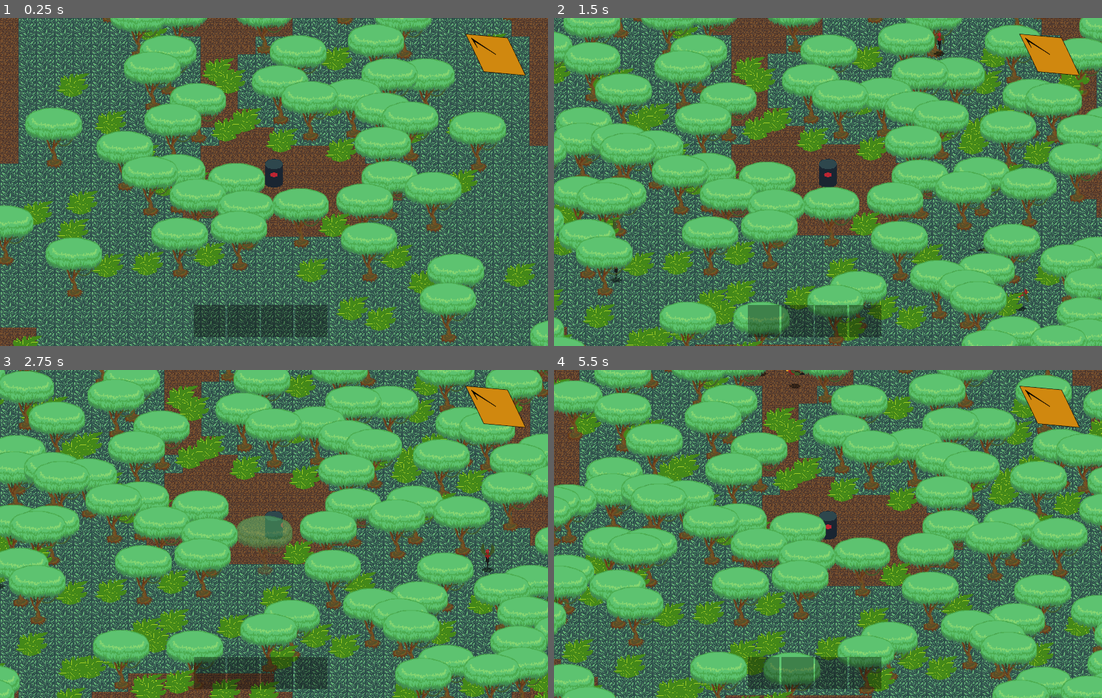
Above: before the commit, frames 1-4 (two rows, left to right).
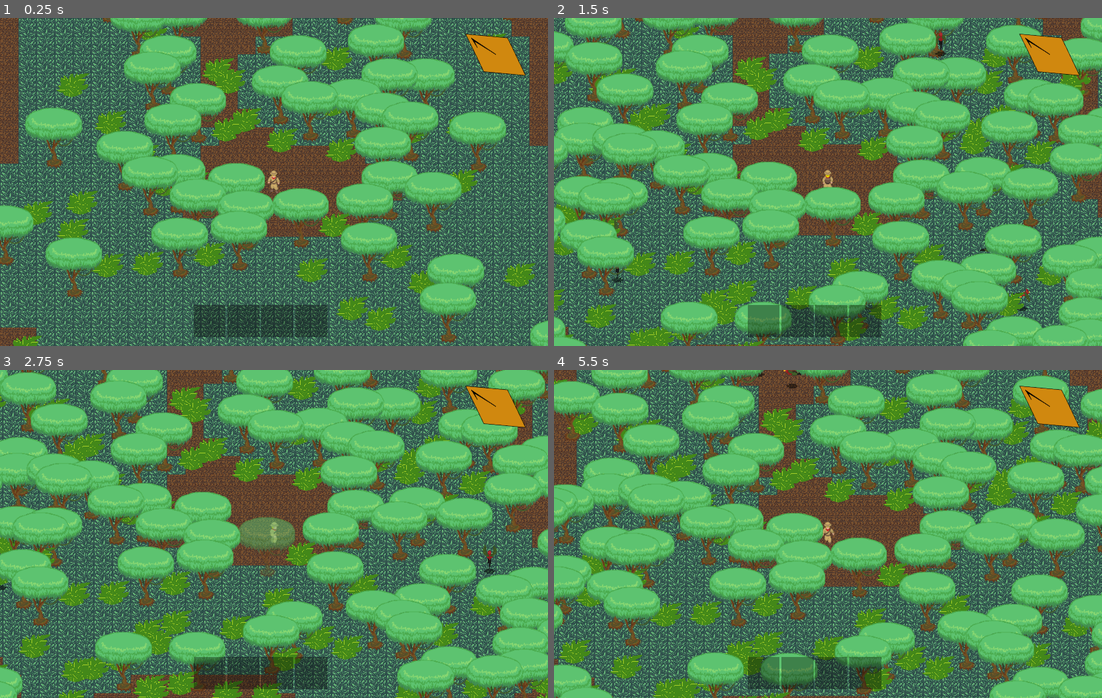
Above: after the commit, the same moments.

Repository: gamkedo-la/Jungle-Adventure
Game: Godot game, scene res://World.tscn
Two runs of this game, one before a commit and one after it. Both use one fixed random seed, a clock stepped at 60 frames per second and the inputs below.
Inputs (mouse positions are in pixels of both pictures, inside the frame that each line leads up to):
- Up to frame 1 (0.25 s): no input
- Up to frame 2 (1.5 s): move the mouse to (948, 165) at 0.52 s; hold Right (ui_right) 0.53-1.28 s; tap C (action) at 0.6, 1.35 s; click (948, 165) at 0.67 s; move the mouse to (718, 198) at 1.27 s; hold Down (ui_down) from 1.28 s (still down)
- Up to frame 3 (2.75 s): move the mouse to (328, 461) at 2.02 s; release Down (ui_down) at 2.03 s; hold Right (ui_right) from 2.03 s (still down); tap C (action) at 2.1 s
- Up to frame 4 (5.5 s): move the mouse to (800, 599) at 2.77 s; release Right (ui_right) at 2.78 s; hold Up (ui_up) 2.78-3.53 s; tap C (action) every 0.75 s from 2.85 to 5.1 s; click (800, 599) at 2.92 s; move the mouse to (992, 583) at 3.52 s; hold Left (ui_left) 3.53-5.03 s; move the mouse to (663, 484) at 4.27 s; move the mouse to (855, 534) at 5.02 s; hold Down (ui_down) from 5.03 s (still down); click (855, 534) at 5.17 s

The runs differ from the first frame. In frame 1, 0.3% of the frame differs, in the area x 48-52%, y 42-54%; in frame 2, 33%; in frame 3, 41%, in the area x 0-100%, y 0-100%; in frame 4, 38%.

Commit message:
Walk cycle and idle states implemented for explorer

Diff:
--- a/Player/Player.gd
+++ b/Player/Player.gd
@@ -24,6 +24,7 @@
 		STRIKE:
 			state_strike(delta)
 
+
 func state_move(delta):
 	input_vector = Vector2.ZERO
 	input_vector.x = Input.get_action_strength("ui_right") - Input.get_action_strength("ui_left")
@@ -33,10 +34,12 @@
 	if !input_vector.is_equal_approx(Vector2.ZERO):
 		velocity = velocity.move_toward(input_vector * MAX_SPEED, ACCELERATION * delta)
 		animationTree.set("parameters/Idle/blend_position", input_vector)
+		animationTree.set("parameters/Walk/blend_position", input_vector)
 		animationTree.set("parameters/Strike/blend_position", input_vector)
-		animationState.travel("Idle")
+		animationState.travel("Walk")
 	else:
 		velocity = velocity.move_toward(Vector2.ZERO, FRICTION * delta)
+		animationState.travel("Idle")
 
 	if velocity.is_equal_approx(Vector2.ZERO):
 		animationState.travel("Idle")
--- a/Player/Player.tscn
+++ b/Player/Player.tscn
@@ -1,6 +1,6 @@
-[gd_scene load_steps=27 format=2]
-
-[ext_resource path="res://Player/player-temp-tileset.png" type="Texture" id=1]
+[gd_scene load_steps=38 format=2]
+
+[ext_resource path="res://Player/explorer walkcycle spritesheet.png" type="Texture" id=1]
 [ext_resource path="res://Player/Player.gd" type="Script" id=2]
 
 [sub_resource type="CapsuleShape2D" id=1]
@@ -20,7 +20,7 @@
 "times": PoolRealArray( 0 ),
 "transitions": PoolRealArray( 1 ),
 "update": 1,
-"values": [ 6 ]
+"values": [ 0 ]
 }
 
 [sub_resource type="Animation" id=3]
@@ -36,7 +36,7 @@
 "times": PoolRealArray( 0 ),
 "transitions": PoolRealArray( 1 ),
 "update": 1,
-"values": [ 0 ]
+"values": [ 21 ]
 }
 
 [sub_resource type="Animation" id=4]
@@ -52,7 +52,7 @@
 "times": PoolRealArray( 0 ),
 "transitions": PoolRealArray( 1 ),
 "update": 1,
-"values": [ 4 ]
+"values": [ 14 ]
 }
 
 [sub_resource type="Animation" id=5]
@@ -68,7 +68,7 @@
 "times": PoolRealArray( 0 ),
 "transitions": PoolRealArray( 1 ),
 "update": 1,
-"values": [ 2 ]
+"values": [ 7 ]
 }
 
 [sub_resource type="Animation" id=6]
@@ -109,7 +109,7 @@
 tracks/2/keys = {
 "times": PoolRealArray( 0, 0.1 ),
 "transitions": PoolRealArray( 1, 1 ),
-"update": 1,
+"update": 0,
 "values": [ false, true ]
 }
 tracks/3/type = "value"
@@ -163,7 +163,7 @@
 tracks/2/keys = {
 "times": PoolRealArray( 0, 0.1 ),
 "transitions": PoolRealArray( 1, 1 ),
-"update": 1,
+"update": 0,
 "values": [ false, true ]
 }
 tracks/3/type = "value"
@@ -217,7 +217,7 @@
 tracks/2/keys = {
 "times": PoolRealArray( 0, 0.1 ),
 "transitions": PoolRealArray( 1, 1 ),
-"update": 1,
+"update": 0,
 "values": [ false, true ]
 }
 tracks/3/type = "value"
@@ -271,7 +271,7 @@
 tracks/2/keys = {
 "times": PoolRealArray( 0, 0.1 ),
 "transitions": PoolRealArray( 1, 1 ),
-"update": 1,
+"update": 0,
 "values": [ false, true ]
 }
 tracks/3/type = "value"
@@ -287,72 +287,170 @@
 "values": [ 180.0 ]
 }
 
-[sub_resource type="AnimationNodeAnimation" id=10]
+[sub_resource type="Animation" id=26]
+resource_name = "Walk Left"
+length = 0.6
+loop = true
+tracks/0/type = "value"
+tracks/0/path = NodePath("Sprite:frame")
+tracks/0/interp = 1
+tracks/0/loop_wrap = true
+tracks/0/imported = false
+tracks/0/enabled = true
+tracks/0/keys = {
+"times": PoolRealArray( 0, 0.1, 0.2, 0.3, 0.4, 0.5 ),
+"transitions": PoolRealArray( 1, 1, 1, 1, 1, 1 ),
+"update": 1,
+"values": [ 22, 23, 24, 25, 26, 27 ]
+}
+
+[sub_resource type="Animation" id=27]
+resource_name = "Walk Right"
+length = 0.6
+loop = true
+tracks/0/type = "value"
+tracks/0/path = NodePath("Sprite:frame")
+tracks/0/interp = 1
+tracks/0/loop_wrap = true
+tracks/0/imported = false
+tracks/0/enabled = true
+tracks/0/keys = {
+"times": PoolRealArray( 0, 0.1, 0.2, 0.3, 0.4, 0.5 ),
+"transitions": PoolRealArray( 1, 1, 1, 1, 1, 1 ),
+"update": 1,
+"values": [ 15, 16, 17, 18, 19, 20 ]
+}
+
+[sub_resource type="Animation" id=10]
+resource_name = "Walk down"
+length = 0.6
+loop = true
+tracks/0/type = "value"
+tracks/0/path = NodePath("Sprite:frame")
+tracks/0/interp = 1
+tracks/0/loop_wrap = true
+tracks/0/imported = false
+tracks/0/enabled = true
+tracks/0/keys = {
+"times": PoolRealArray( 0, 0.1, 0.2, 0.3, 0.4, 0.5 ),
+"transitions": PoolRealArray( 1, 1, 1, 1, 1, 1 ),
+"update": 1,
+"values": [ 1, 2, 3, 4, 5, 6 ]
+}
+
+[sub_resource type="Animation" id=28]
+resource_name = "Walk up"
+length = 0.6
+loop = true
+tracks/0/type = "value"
+tracks/0/path = NodePath("Sprite:frame")
+tracks/0/interp = 1
+tracks/0/loop_wrap = true
+tracks/0/imported = false
+tracks/0/enabled = true
+tracks/0/keys = {
+"times": PoolRealArray( 0, 0.1, 0.2, 0.3, 0.4, 0.5 ),
+"transitions": PoolRealArray( 1, 1, 1, 1, 1, 1 ),
+"update": 1,
+"values": [ 8, 9, 10, 11, 12, 13 ]
+}
+
+[sub_resource type="AnimationNodeAnimation" id=11]
 animation = "IdleLeft"
 
-[sub_resource type="AnimationNodeAnimation" id=11]
+[sub_resource type="AnimationNodeAnimation" id=12]
 animation = "IdleDown"
 
-[sub_resource type="AnimationNodeAnimation" id=12]
+[sub_resource type="AnimationNodeAnimation" id=13]
 animation = "IdleRight"
 
-[sub_resource type="AnimationNodeAnimation" id=13]
+[sub_resource type="AnimationNodeAnimation" id=14]
 animation = "IdleUp"
 
-[sub_resource type="AnimationNodeBlendSpace2D" id=14]
-blend_point_0/node = SubResource( 10 )
+[sub_resource type="AnimationNodeBlendSpace2D" id=15]
+blend_point_0/node = SubResource( 11 )
 blend_point_0/pos = Vector2( -1, 0 )
-blend_point_1/node = SubResource( 11 )
+blend_point_1/node = SubResource( 12 )
 blend_point_1/pos = Vector2( 0, 1.1 )
-blend_point_2/node = SubResource( 12 )
+blend_point_2/node = SubResource( 13 )
 blend_point_2/pos = Vector2( 1, 0 )
-blend_point_3/node = SubResource( 13 )
+blend_point_3/node = SubResource( 14 )
+blend_point_3/pos = Vector2( 0, -1.1 )
+max_space = Vector2( 1, 1.1 )
+blend_mode = 1
+
+[sub_resource type="AnimationNodeAnimation" id=16]
+animation = "StrikeLeft"
+
+[sub_resource type="AnimationNodeAnimation" id=17]
+animation = "StrikeDown"
+
+[sub_resource type="AnimationNodeAnimation" id=18]
+animation = "StrikeRight"
+
+[sub_resource type="AnimationNodeAnimation" id=19]
+animation = "StrikeUp"
+
+[sub_resource type="AnimationNodeBlendSpace2D" id=20]
+blend_point_0/node = SubResource( 16 )
+blend_point_0/pos = Vector2( -1, 0 )
+blend_point_1/node = SubResource( 17 )
+blend_point_1/pos = Vector2( 0, 1.1 )
+blend_point_2/node = SubResource( 18 )
+blend_point_2/pos = Vector2( 1, 0 )
+blend_point_3/node = SubResource( 19 )
 blend_point_3/pos = Vector2( 0, -1.1 )
 min_space = Vector2( -1, -1.1 )
 max_space = Vector2( 1, 1.1 )
 blend_mode = 1
 
-[sub_resource type="AnimationNodeAnimation" id=15]
-animation = "StrikeLeft"
-
-[sub_resource type="AnimationNodeAnimation" id=16]
-animation = "StrikeDown"
-
-[sub_resource type="AnimationNodeAnimation" id=17]
-animation = "StrikeRight"
-
-[sub_resource type="AnimationNodeAnimation" id=18]
-animation = "StrikeUp"
-
-[sub_resource type="AnimationNodeBlendSpace2D" id=19]
-blend_point_0/node = SubResource( 15 )
+[sub_resource type="AnimationNodeAnimation" id=29]
+animation = "Walk Left"
+
+[sub_resource type="AnimationNodeAnimation" id=30]
+animation = "Walk down"
+
+[sub_resource type="AnimationNodeAnimation" id=31]
+animation = "Walk Right"
+
+[sub_resource type="AnimationNodeAnimation" id=32]
+animation = "Walk up"
+
+[sub_resource type="AnimationNodeBlendSpace2D" id=33]
+blend_point_0/node = SubResource( 29 )
 blend_point_0/pos = Vector2( -1, 0 )
-blend_point_1/node = SubResource( 16 )
+blend_point_1/node = SubResource( 30 )
 blend_point_1/pos = Vector2( 0, 1.1 )
-blend_point_2/node = SubResource( 17 )
+blend_point_2/node = SubResource( 31 )
 blend_point_2/pos = Vector2( 1, 0 )
-blend_point_3/node = SubResource( 18 )
+blend_point_3/node = SubResource( 32 )
 blend_point_3/pos = Vector2( 0, -1.1 )
 min_space = Vector2( -1, -1.1 )
 max_space = Vector2( 1, 1.1 )
 blend_mode = 1
 
-[sub_resource type="AnimationNodeStateMachineTransition" id=20]
-
 [sub_resource type="AnimationNodeStateMachineTransition" id=21]
 
-[sub_resource type="AnimationNodeStateMachine" id=22]
-states/Idle/node = SubResource( 14 )
-states/Idle/position = Vector2( 418, 77 )
-states/Strike/node = SubResource( 19 )
+[sub_resource type="AnimationNodeStateMachineTransition" id=22]
+
+[sub_resource type="AnimationNodeStateMachineTransition" id=34]
+
+[sub_resource type="AnimationNodeStateMachineTransition" id=35]
+
+[sub_resource type="AnimationNodeStateMachine" id=23]
+states/Idle/node = SubResource( 15 )
+states/Idle/position = Vector2( 418, 53 )
+states/Strike/node = SubResource( 20 )
 states/Strike/position = Vector2( 418, 145 )
-transitions = [ "Idle", "Strike", SubResource( 20 ), "Strike", "Idle", SubResource( 21 ) ]
+states/Walk/node = SubResource( 33 )
+states/Walk/position = Vector2( 580, 53 )
+transitions = [ "Idle", "Strike", SubResource( 21 ), "Strike", "Idle", SubResource( 22 ), "Idle", "Walk", SubResource( 34 ), "Walk", "Idle", SubResource( 35 ) ]
 start_node = "Idle"
 graph_offset = Vector2( -64, -29 )
 
-[sub_resource type="AnimationNodeStateMachinePlayback" id=23]
-
-[sub_resource type="CircleShape2D" id=24]
+[sub_resource type="AnimationNodeStateMachinePlayback" id=24]
+
+[sub_resource type="CircleShape2D" id=25]
 radius = 25.02
 
 [node name="Player" type="KinematicBody2D"]
@@ -360,11 +458,10 @@
 script = ExtResource( 2 )
 
 [node name="Sprite" type="Sprite" parent="."]
-position = Vector2( 0, -12 )
+position = Vector2( -1, 0 )
+scale = Vector2( 2, 2 )
 texture = ExtResource( 1 )
-vframes = 4
-hframes = 2
-frame = 6
+hframes = 28
 
 [node name="CollisionShape2D" type="CollisionShape2D" parent="."]
 rotation = -1.5708
@@ -383,14 +480,19 @@
 anims/StrikeLeft = SubResource( 7 )
 anims/StrikeRight = SubResource( 8 )
 anims/StrikeUp = SubResource( 9 )
+"anims/Walk Left" = SubResource( 26 )
+"anims/Walk Right" = SubResource( 27 )
+"anims/Walk down" = SubResource( 10 )
+"anims/Walk up" = SubResource( 28 )
 
 [node name="AnimationTree" type="AnimationTree" parent="."]
-tree_root = SubResource( 22 )
+tree_root = SubResource( 23 )
 anim_player = NodePath("../AnimationPlayer")
 active = true
-parameters/playback = SubResource( 23 )
-parameters/Idle/blend_position = Vector2( 0, 1 )
+parameters/playback = SubResource( 24 )
+parameters/Idle/blend_position = Vector2( 0.000652313, 0.184112 )
 parameters/Strike/blend_position = Vector2( 0, 1 )
+parameters/Walk/blend_position = Vector2( 0, 0 )
 
 [node name="Position2D" type="Position2D" parent="."]
 
Binary file changed: .gdignore/Aseprite/Bush.aseprite
Not shown: 1 places in Player/Player.tscn that only renumber resources
Binary file added: Player/explorer walkcycle spritesheet.png
Not shown, added: Player/explorer walkcycle spritesheet.png.import
